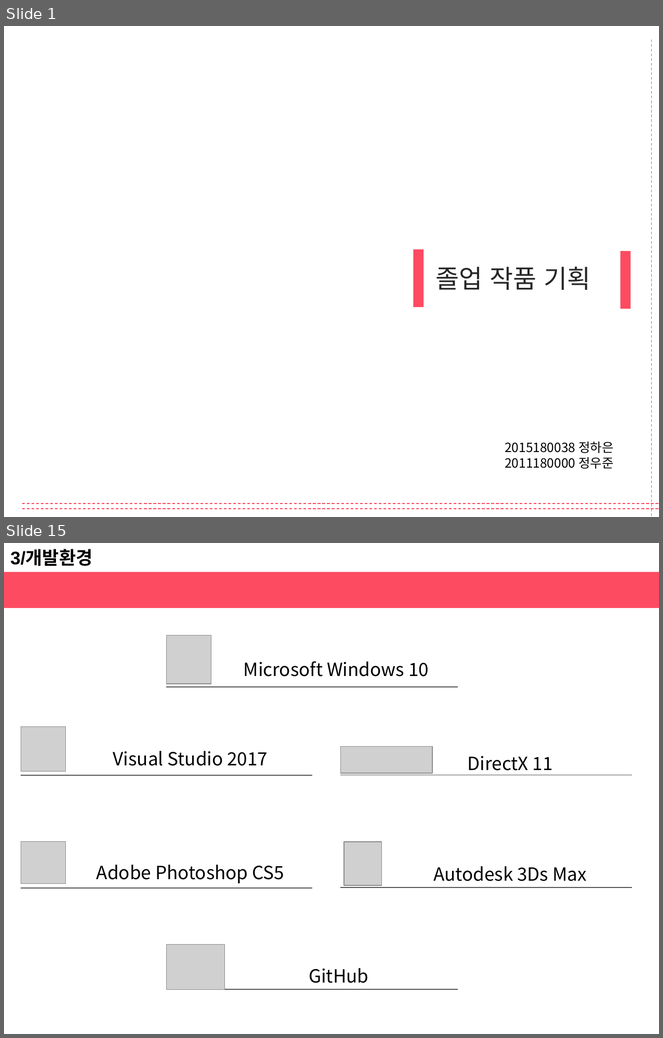
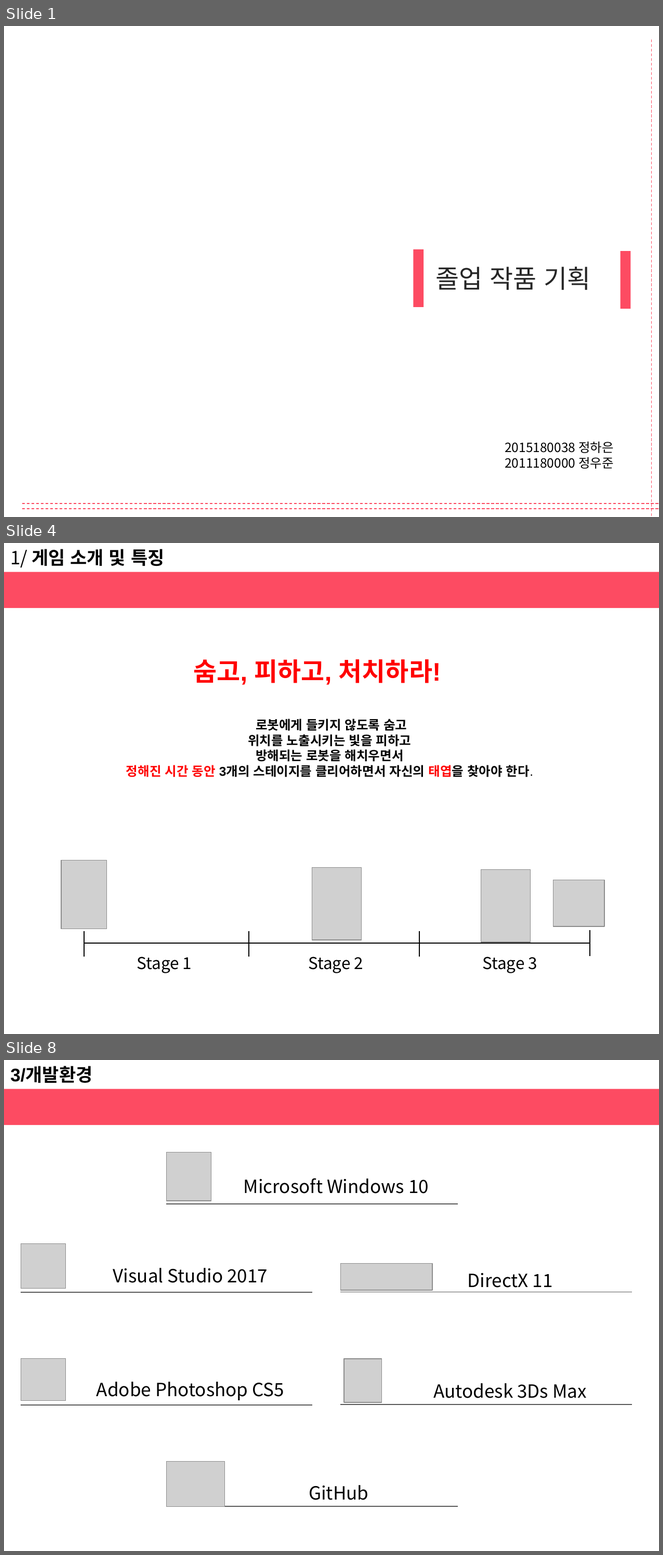
Before and after one commit to haeunjung/Team_Project, a slide deck: 기획문서/게임 제안서.pptx. Shown one above the other, each under a label of ours: slides 1 and 15 before the commit, slides 1, 4 and 8 after it; the slides between them are not shown. The pictures are 663x1038 and 663x1555 pixels, drawn with LibreOffice and Linux fonts; fonts in the diff are those of the drawing; grey boxes stand for pictures. Boxes give left, top, right and bottom in pixels: in the first picture for what was removed or moved away, otherwise in the second. Text is boxed around its words. In the diff, an @@ line names an element or a change of style, - is before the commit and + after.

Commit message:
12.06
게임방법 및 소개와 특성 수정, 연구목적, 타 게임과의 차별성 추가

```diff
--- a/기획문서/게임 제안서.pptx
+++ b/기획문서/게임 제안서.pptx
@@ slide 4 added at box(4, 543, 659, 1034), background #FFFFFF @@
@@ text added at box(10, 549, 165, 568), 20 pt, text #000000, bold @@
+1/ 게임 소개 및 특징
@@ rectangle added at box(4, 572, 659, 608), fill #FD4B62 @@
@@ text added at box(194, 659, 441, 685), 28 pt, text #FF0000, bold @@
+숨고, 피하고, 처치하라!
@@ text added at box(126, 719, 533, 778), 14 pt, text #000000, bold @@
+로봇에게 들키지 않도록 숨고
+위치를 노출시키는 빛을 피하고
+방해되는 로봇을 해치우면서
+정해진 시간 동안 3개의 스테이지를 클리어하면서 자신의 태엽을 찾아야 한다.
@@ picture added at box(61, 860, 106, 929) @@
@@ picture added at box(312, 868, 361, 941) @@
@@ picture added at box(481, 870, 530, 943) @@
@@ picture added at box(554, 880, 605, 927) @@
@@ line added from (84, 931) to (84, 957), #000000 1.25 pt @@
@@ line added from (249, 931) to (249, 957), #000000 1.25 pt @@
@@ line added from (419, 931) to (419, 957), #000000 1.25 pt @@
@@ line added from (590, 931) to (590, 956), #000000 1.25 pt @@
@@ line added from (84, 943) to (590, 943), #000000 1.25 pt @@
@@ text added at box(137, 957, 192, 974), 18 pt, text #000000 @@
+Stage 1
@@ text added at box(308, 957, 363, 974), 18 pt, text #000000 @@
+Stage 2
@@ text added at box(482, 957, 538, 974), 18 pt, text #000000 @@
+Stage 3
@@ what was slide 15 is now slide 8 @@
```
Also in this commit, not shown: 6 slides changed, 3 other slides added, 2 slides removed.
